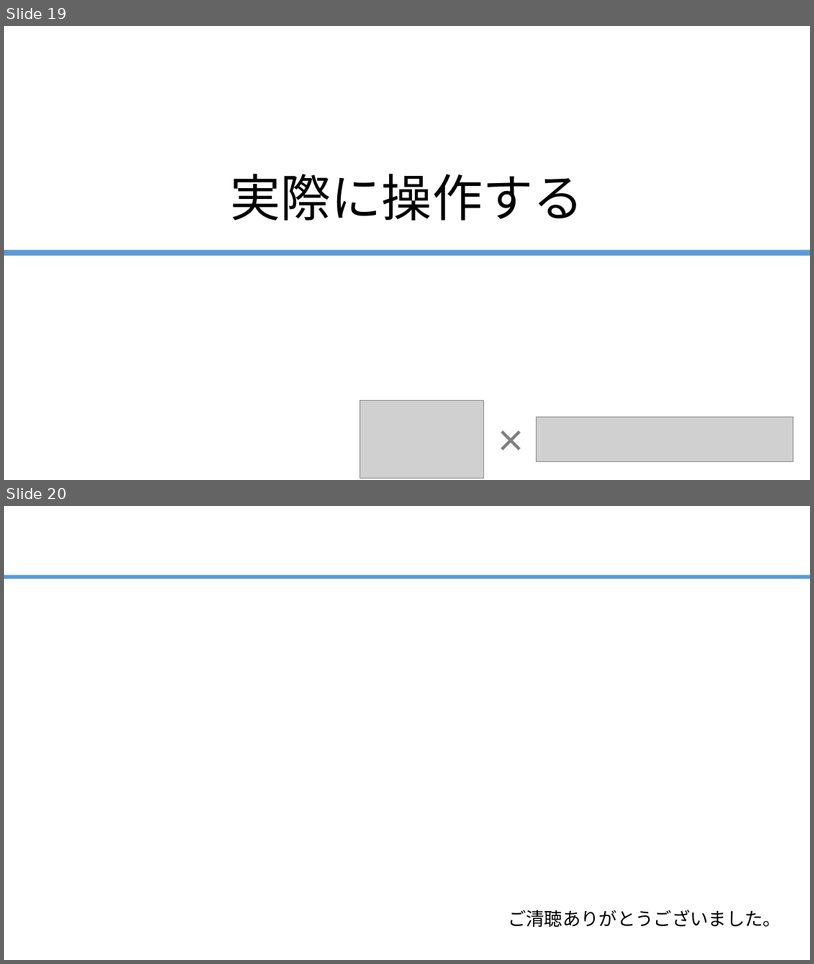
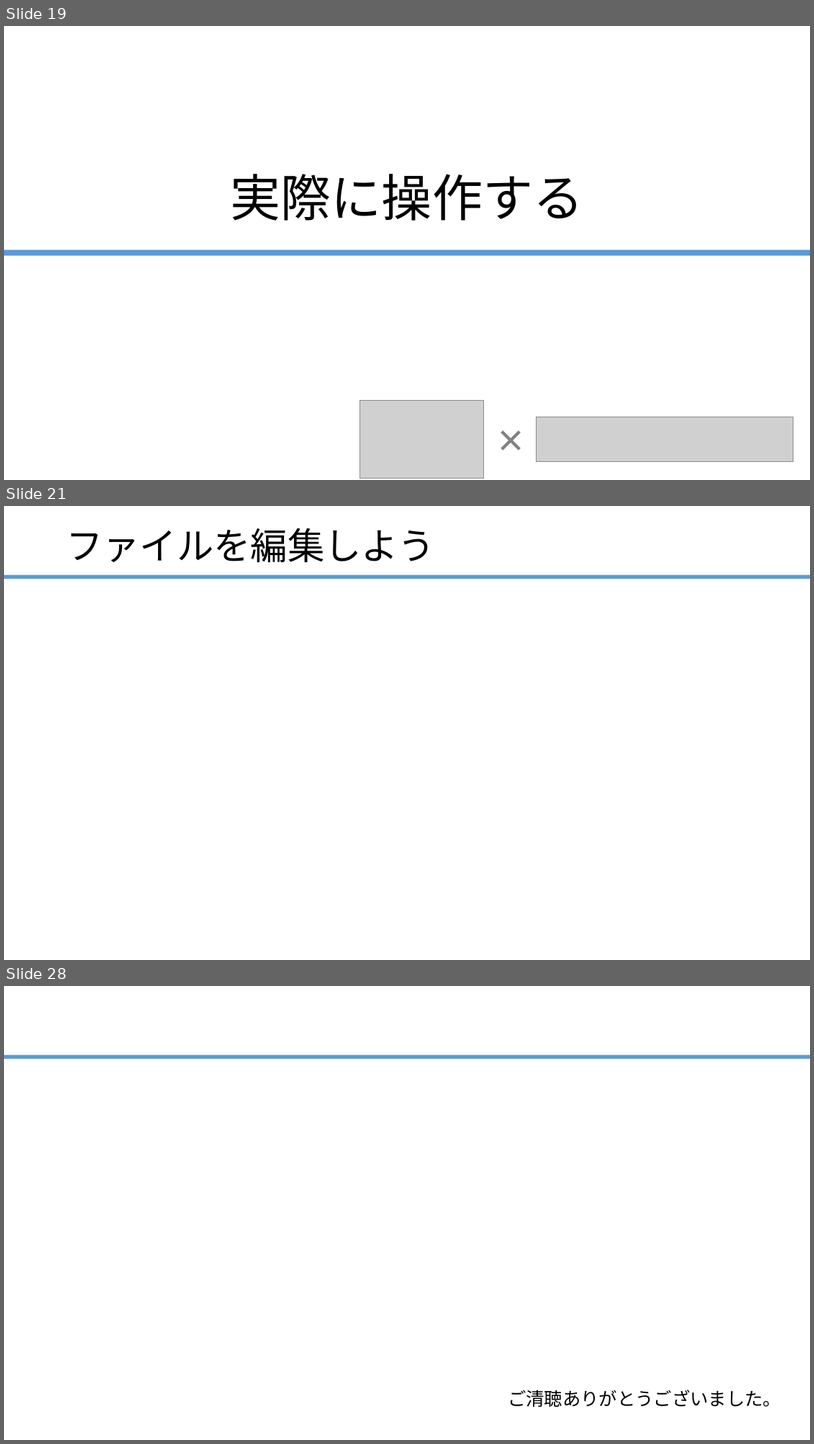
Before and after one commit to ainsAins/git4beginners, a slide deck: ハンズオン_Git入門.pptx. Shown one above the other, each under a label of ours: slides 19 and 20 before the commit, slides 19, 21 and 28 after it; the slides between them are not shown. The pictures are 814x964 and 814x1444 pixels, drawn with LibreOffice and Linux fonts; fonts in the diff are those of the drawing; grey boxes stand for pictures. Boxes give left, top, right and bottom in pixels: in the first picture for what was removed or moved away, otherwise in the second. Text is boxed around its words. In the diff, an @@ line names an element or a change of style, - is before the commit and + after.

```diff
--- a/ハンズオン_Git入門.pptx
+++ b/ハンズオン_Git入門.pptx
@@ slide 21 added at (4,506,810,960), background #FFFFFF; not listed: 1 template element that a slide beside it also shows @@
@@ title added at (66,528,435,562), 44 pt, text #000000 @@
+ファイルを編集しよう
@@ what was slide 20 is now slide 28 @@
```
Also in this commit, not shown: 7 other slides added.
